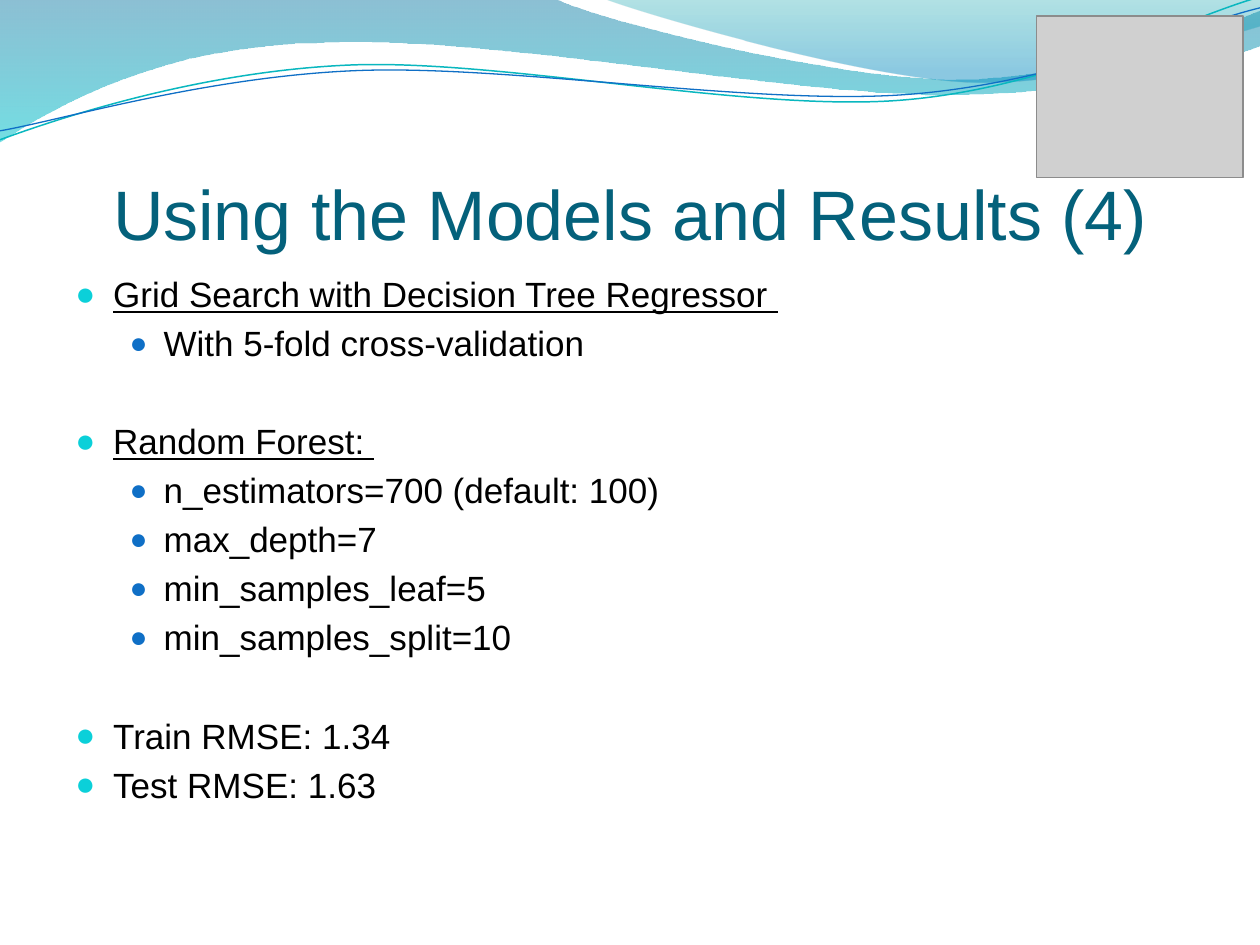
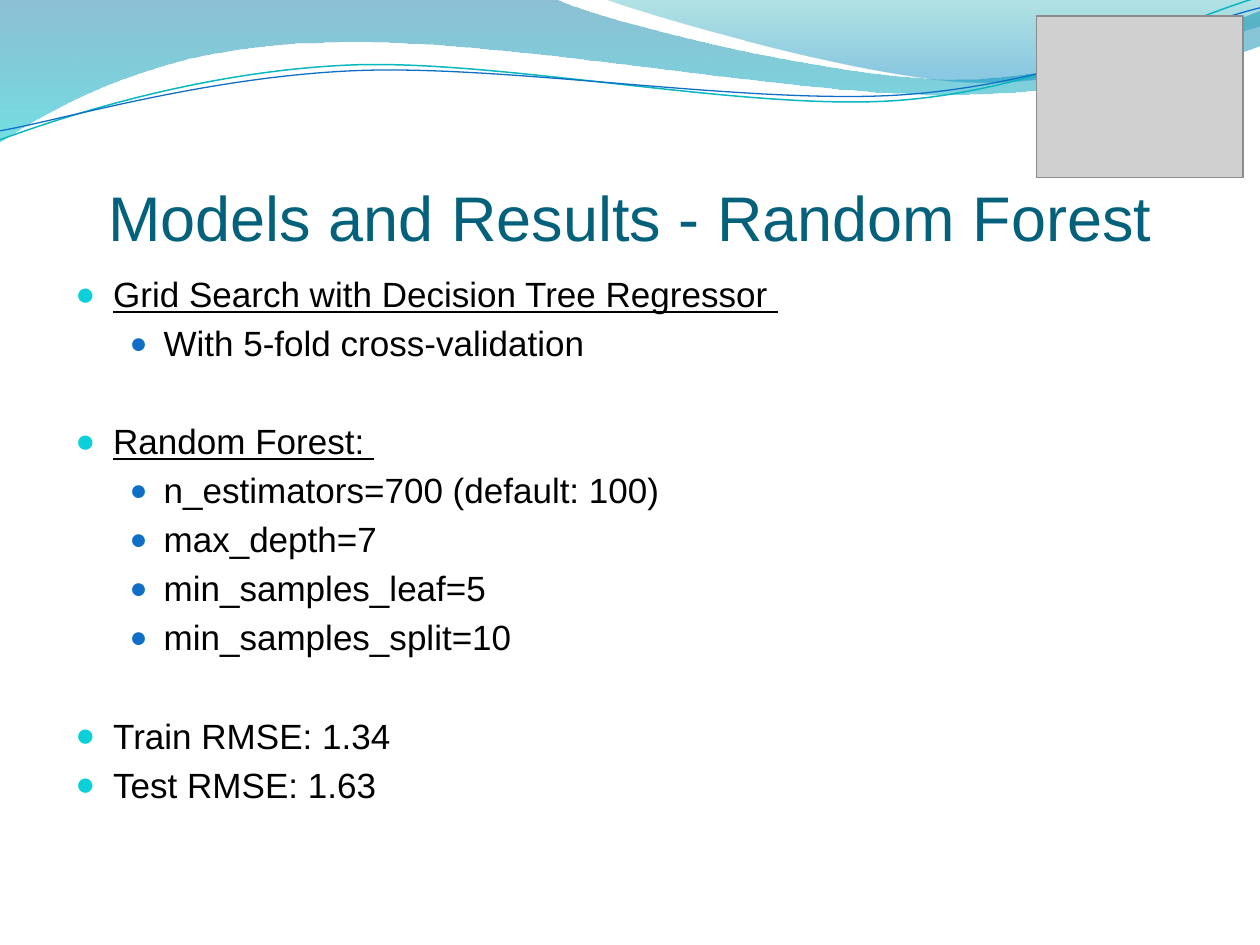
Before and after one commit to linoybar/Regression_Python_Project, a slide deck: slide 18 of Regression Project presentation.pptx (slide 15 before the commit). Drawn at 1260x945 pixels with LibreOffice and Linux fonts; fonts in the diff are those of the drawing; grey boxes stand for pictures; background and template pictures are left out. Boxes give left, top, right and bottom in pixels: in the first picture for what was removed or moved away, otherwise in the second. Text is boxed around its words. In the diff, an @@ line names an element or a change of style, - is before the commit and + after.

```diff
--- a/Regression Project presentation.pptx
+++ b/Regression Project presentation.pptx
@@ title at [108,195,1151,242]: text changed; size 40 to 36 pt @@
-Using the Models and Results (4)
+Models and Results - Random Forest
```
Also in this commit, not shown: 13 other slides changed, 4 slides added, 1 slide removed.
